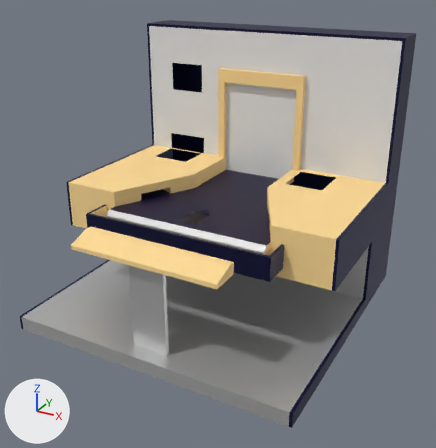
A saved change to the Blender file public/assets/cabinet.blend.
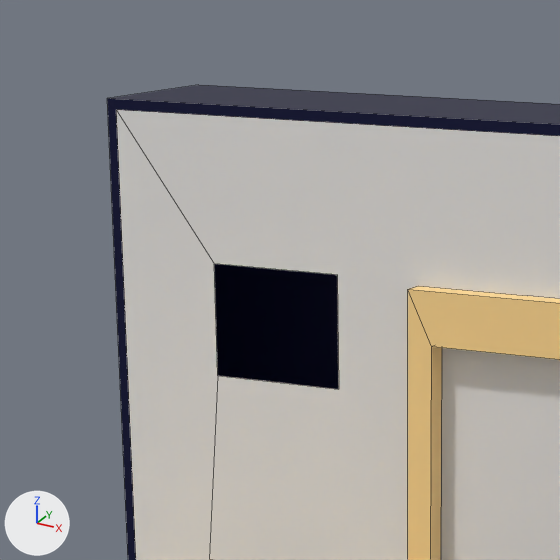
Each version is shown whole from a 50 mm lens placed at (1.94, -3.891, 1.778), pointed at (0.06, -0.473, 0.069), then close up on the part from 28% to 58% of the width and 0% to 30% of the height. The axes (+X, +Y, +Z) are drawn at lower left. The lights are the same throughout. The close-ups show mesh edges as thin lines.

In view in the first close-up: 'cabinet', 'glass-support'.
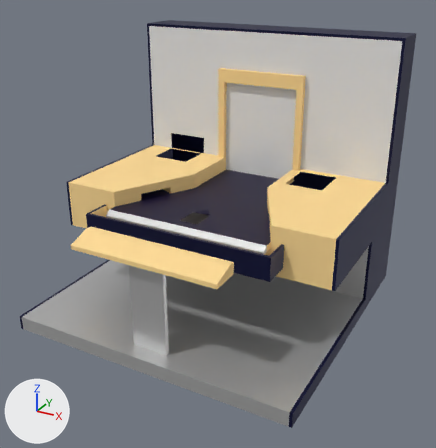
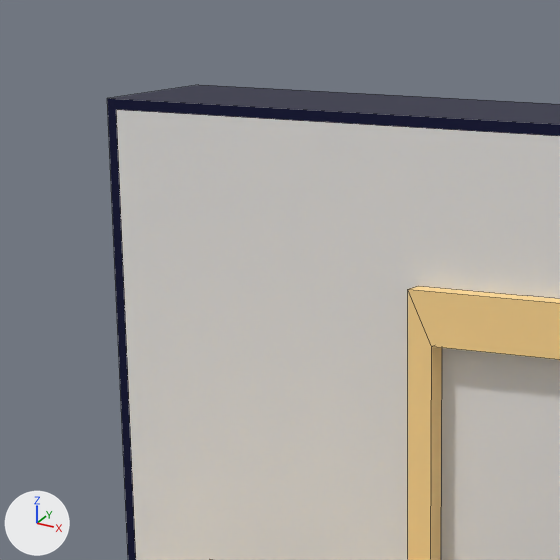
Changed parts and their boxes [x1, y1, x2, y2] in the close-ups (560 x 560 px):
part 1 of me_cabinet, cut back: [116, 110, 343, 560] in both

What changed in the scene script:
```text
Change me_cabinet:
    where me_cabinet.from_pydata(...)  # 151 vertices, 151 faces; spans x -1.03..1.03, y -1.38..0.64, z -0.62..1.3
    used by ob_cabinet; location = (0.0, 0.0, 0.0)
    verts and faces of me_cabinet; kept vertices keep their numbers, new ones are numbered from 151
    before: 9 (-0.3, 0.32, 0.18), 10 (0.3, 0.32, 0.18), 109 (-0.3, 0.32, 0.29), 110 (0.3, 0.32, 0.29), 111 (1.01, 0.32, 0.29)
    before: 112 (-1.01, 0.32, 0.29), 113 (1.01, 0.32, 1.28), 114 (-1.01, 0.32, 1.28) at pixel (116, 109), 115 (-0.8, 0.32, 0.79) at pixel (217, 375), 116 (-0.52, 0.32, 1.01) at pixel (337, 274)
    before: 117 (-0.8, 0.32, 1.01) at pixel (214, 263), 118 (-0.52, 0.32, 0.79) at pixel (338, 389), 119 (-0.51, 0.32, 0.42), 120 (-0.83, 0.32, 0.42) at pixel (209, 559), 121 (-0.51, 0.32, 0.29)
    before: 122 (-0.83, 0.32, 0.29)
    me_cabinet part 1
    add delete_vertices([*range(115, 119)])  # with the faces that use them
    add faces += [(9, 10, 110, 111, 113, 114, 112, 122, 120, 119, 121, 109)]  # mat_wall_background (its picture is missing)
```
